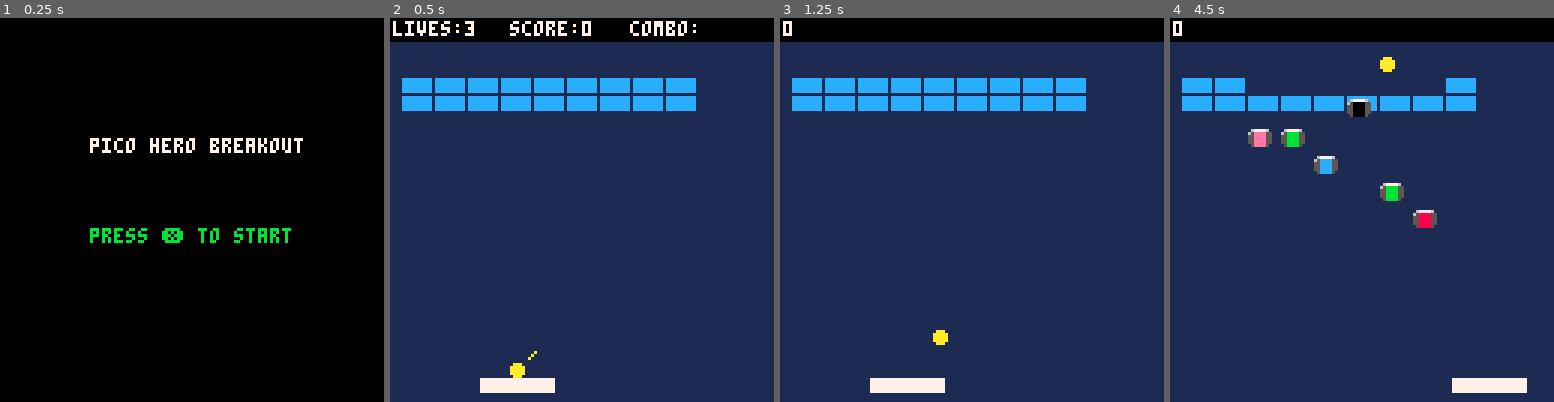
Above: before the commit, frames 1-4 (left to right).
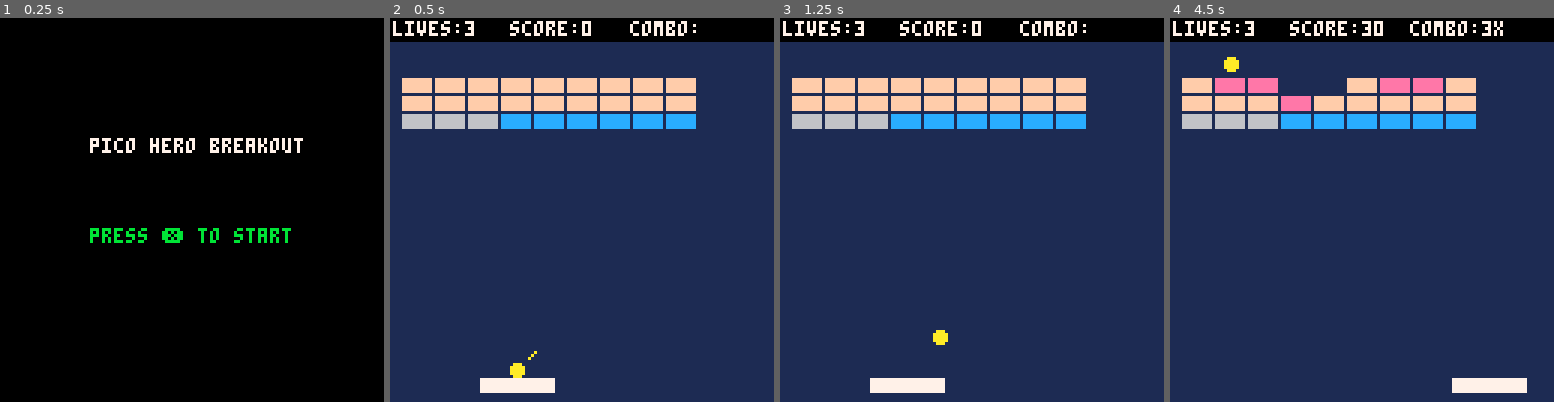
Above: after the commit, the same moments.

Repository: ivanarellano/pico8-doodles
Game: PICO-8 cartridge breakout/breakout.p8
Same seed, same stepped clock (60 frames per second), same inputs: the game is played once before the commit and once after it.
Inputs:
- Up to frame 1 (0.25 s): no input
- Up to frame 2 (0.5 s): tap X (X key) at 0.33 s
- Up to frame 3 (1.25 s): tap X (X key) at 1.07 s
- Up to frame 4 (4.5 s): hold Right 1.6-2.1 s; tap X (X key) at 1.85, 2.97, 4.08 s; hold Right 2.47-3.03 s; hold Left 3.08-3.58 s; hold Right from 4.02 s (still down)

Frame 1 is identical in both runs. In frame 2, 8.2% of the frame differs, in the area x 3-80%, y 15-29%; in frame 3, 9.3%; in frame 4, 10%, in the area x 1-87%, y 0-55%.

Commit message:
Add megaball powerup

Diff:
--- a/breakout/breakout.p8
+++ b/breakout/breakout.p8
@@ -7,7 +7,7 @@
 	level=""
 	levelnum=1
 	levels={}
-	levels[1]="p9/p9"
+	levels[1]="h9/h9/i3p6"
 	--levels[1]="////x4b/s9s"
 	--levels[2]="bxhxexixpxbxbxbxbxbxbxbxbxbxbxbxbxbxbxbxbxbxbxbxbxbxbxbx"
 	debug=""
@@ -548,11 +548,14 @@
 
 		-- check if ball hit brick
 		if brick_v[i] and ball_box(nextx,nexty,brick_x[i],brick_y[i],brick_w,brick_h) then
+			if powerup==6 and brick_t[i]=="i"
+			or powerup!=6 then
 			-- find out in which direction to deflect
-			if deflx_ball_box(ball_x,ball_y,ball_dx,ball_dy,brick_x[i],brick_y[i],brick_w,brick_h) then
-				ball_dx = -ball_dx
-			else
-				ball_dy = -ball_dy
+				if deflx_ball_box(ball_x,ball_y,ball_dx,ball_dy,brick_x[i],brick_y[i],brick_w,brick_h) then
+					ball_dx = -ball_dx
+				else
+					ball_dy = -ball_dy
+				end
 			end
 
 			brickhit=true
@@ -573,8 +576,6 @@
 			serveball()
 		end
 	end
-
-	debug=powerup
 end
 
 function applypower(p)
@@ -614,6 +615,7 @@
 	local brick=brick_t[i]
 
 	if brick=="b" then
+		--brick
 		sfx(1+combo_mult)
 		brick_v[i]=false
 		if combo then
@@ -622,11 +624,24 @@
 			combo_mult=mid(1,combo_mult,6)
 		end
 	elseif brick=="i" then
+		--indestructible
 		sfx(8)
 	elseif brick=="h" then
-		sfx(8)
-		brick_t[i]="b"
+		--hardened
+		if powerup==6 then
+			sfx(1+combo_mult)
+			brick_v[i]=false
+		if combo then
+			points+=10*combo_mult*points_mult
+			combo_mult+=1
+			combo_mult=mid(1,combo_mult,6)
+		end
+		else
+			sfx(8)
+			brick_t[i]="b"
+		end
 	elseif brick=="p" then
+		--powerup
 		sfx(1+combo_mult)
 		brick_v[i]=false
 		if combo then
@@ -636,6 +651,7 @@
 		end
 		spawnpowerup(brick_x[i],brick_y[i])
 	elseif brick=="s" then
+		--exploding
 		sfx(1+combo_mult)
 		brick_t[i]="zz"
 		if combo then
